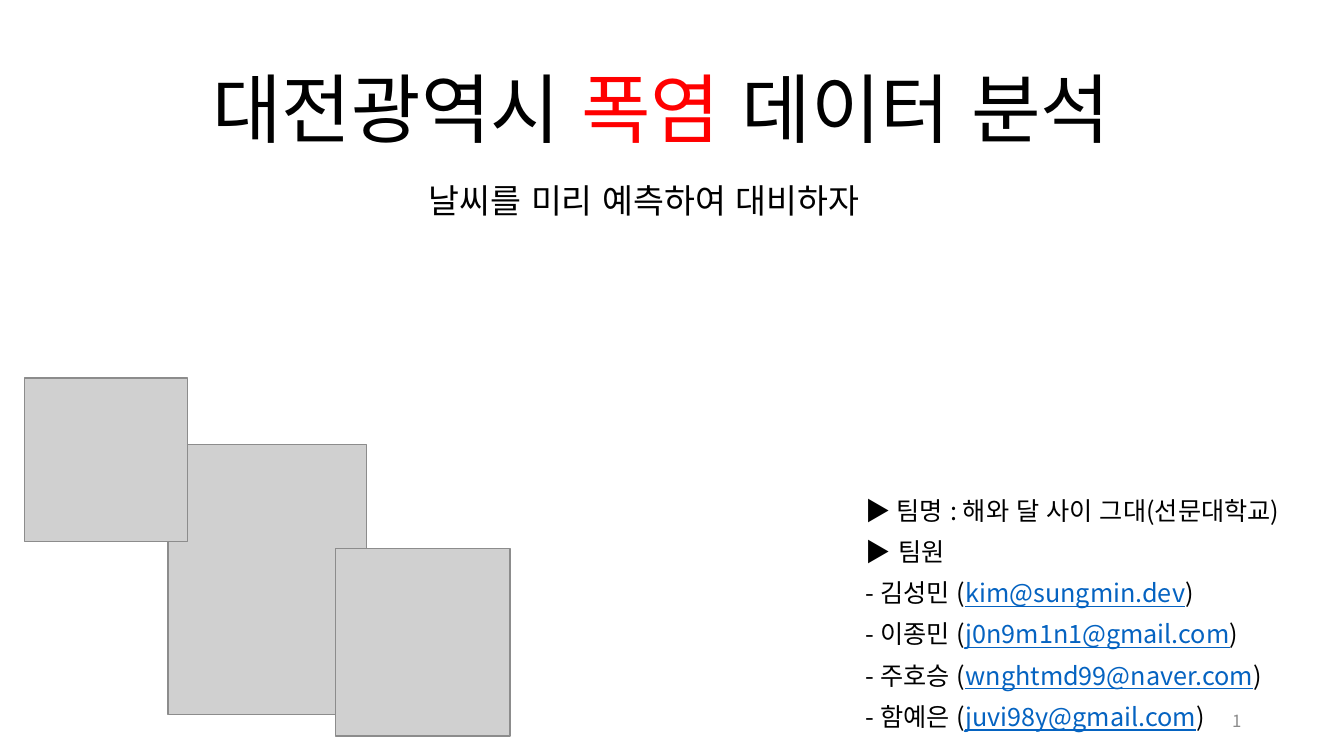
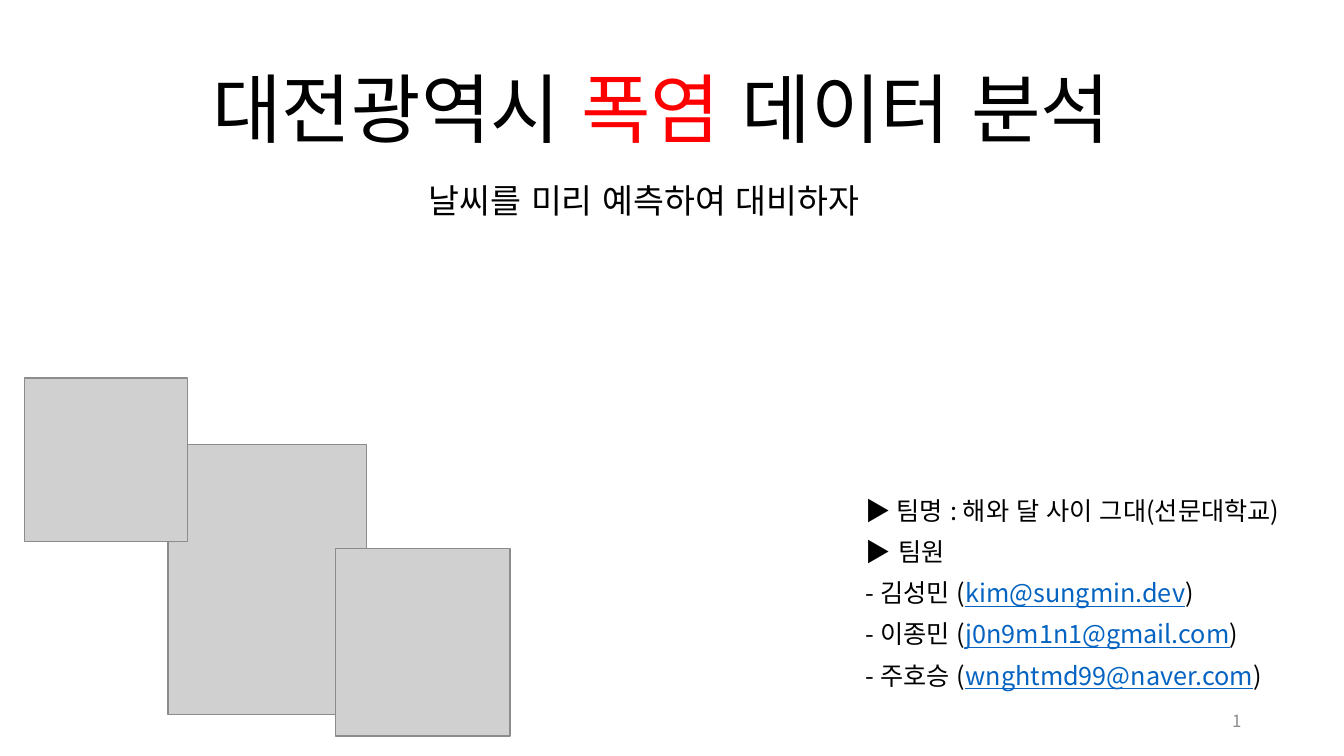
Before and after one commit to devsungmin/-Competition, a slide deck: slide 1 of 기상데이터분석 인공지능활용 창업경진대회 /중간 발표 자료/대전지역 폭염 예측 기술 _해와 달 사이 그대(선문대)_최종본.pptx. Drawn at 1344x756 pixels with LibreOffice and Linux fonts; fonts in the diff are those of the drawing; grey boxes stand for pictures. Boxes give left, top, right and bottom in pixels: in the first picture for what was removed or moved away, otherwise in the second. Text is boxed around its words. In the diff, an @@ line names an element or a change of style, - is before the commit and + after.

```diff
--- a/기상데이터분석 인공지능활용 창업경진대회 /중간 발표 자료/대전지역 폭염 예측 기술 _해와 달 사이 그대(선문대)_최종본.pptx
+++ b/기상데이터분석 인공지능활용 창업경진대회 /중간 발표 자료/대전지역 폭염 예측 기술 _해와 달 사이 그대(선문대)_최종본.pptx
@@ subtitle at [880, 705, 1205, 732]: paragraph removed @@
-- 함예은 (juvi98y@gmail.com)
```
Also in this commit, not shown: 2 other slides changed, 8 other files.
